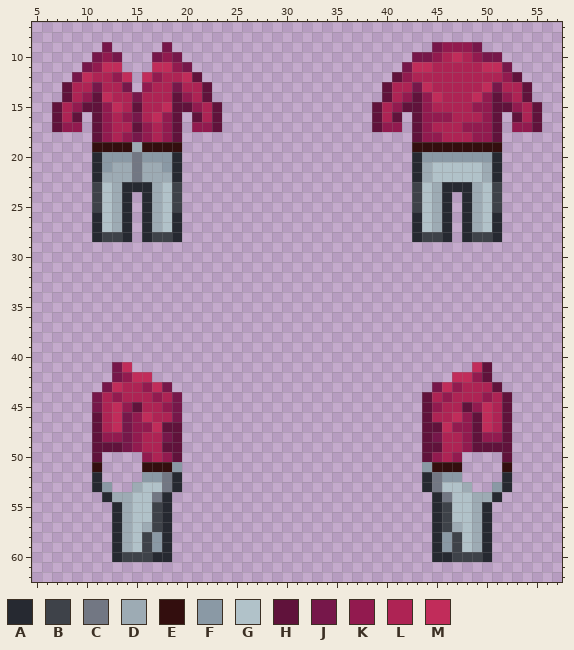
Pixel-art sprite: Resources/Textures/Clothing/Uniforms/Jumpsuit/damedaneoutfit.rsi/equipped-INNERCLOTHING.png. Above: the version before the commit.
The file is 64x64 pixels. Colours within 5 levels of each other are drawn and written as one. Shown: x 5..57, y 7..62.
Palette (. is transparent): A #262931  B #3e4249  C #727783  D #9dabb4  E #330e0e  F #8a99a5  G #b1c2c9  H #60123b  J #76174a  K #921a4f  L #ae2354  M #c12c5a
After:
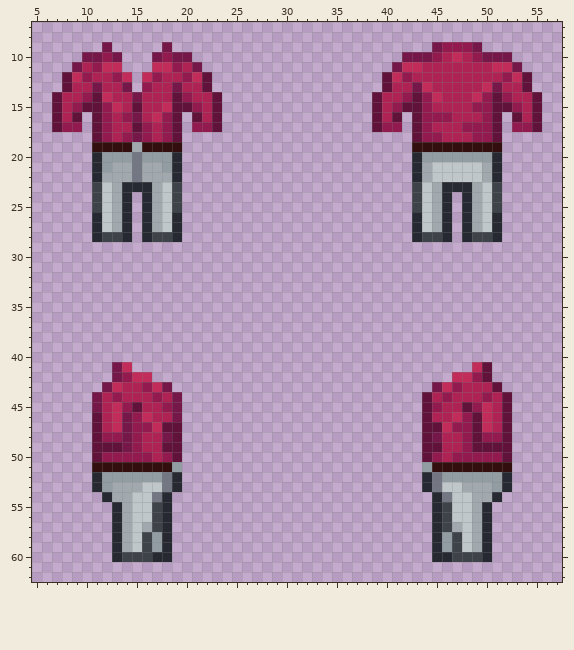
The edit:
colour D: #9dabb4 -> #a2a9ae
colour F: #8a99a5 -> #929ca3
colour G: #b1c2c9 -> #c0c7ca
y 10: x 10 . -> J; x 20 . -> J; x 42 . -> J; x 52 . -> J
y 11: x 9..10 .J -> JL; x 20..21 J. -> LJ; x 41..42 .J -> JM; x 44 M -> L; x 50 M -> L; x 52..53 J. -> MJ
y 12: x 8..10 .JM -> HMK; x 20..22 MH. -> KMH; x 40..41 .H -> HM; x 53..54 H. -> MH
y 14: x 7..8 .H -> HL; x 22..23 H. -> LH; x 39..40 .H -> HL; x 54..55 H. -> LH
y 50: x 12..15 .... -> KKKK; x 48..51 .... -> KKKK
y 51: x 12..15 .... -> EEEE; x 48..51 .... -> EEEE
y 52: x 12..15 .... -> FFFF; x 48..51 .... -> FFFF
y 53: x 13..14 .. -> DD; x 49..50 .. -> DD
Changed places in both pictures, as pixel boxes (x1, y1, x2, y2):
changed: (52, 52, 92, 102)
changed: (182, 52, 222, 102)
changed: (372, 52, 432, 102)
changed: (482, 52, 542, 102)
changed: (102, 142, 172, 232)
changed: (422, 152, 492, 232)
changed: (102, 452, 182, 552)
changed: (422, 452, 502, 552)
